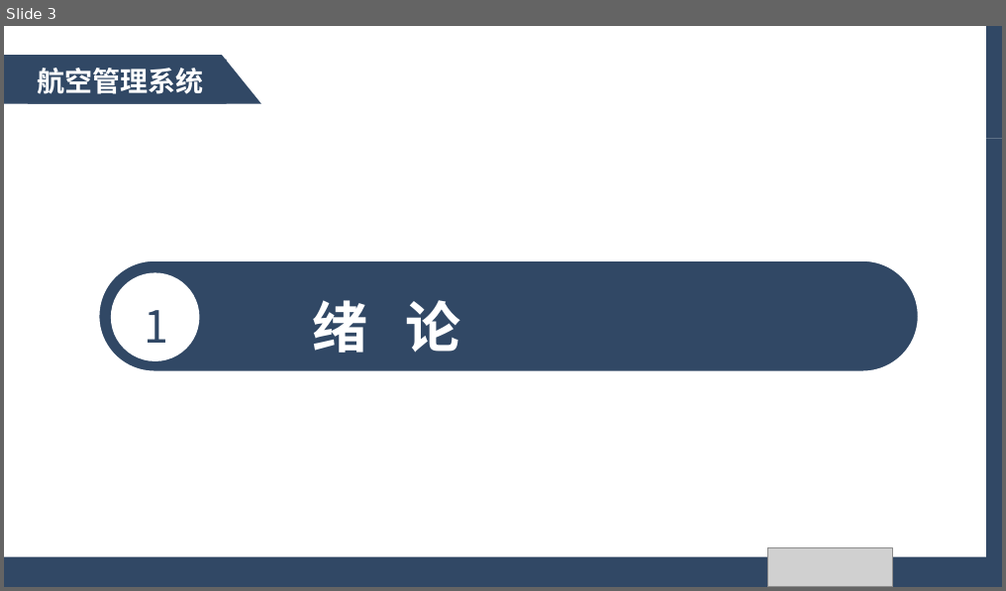
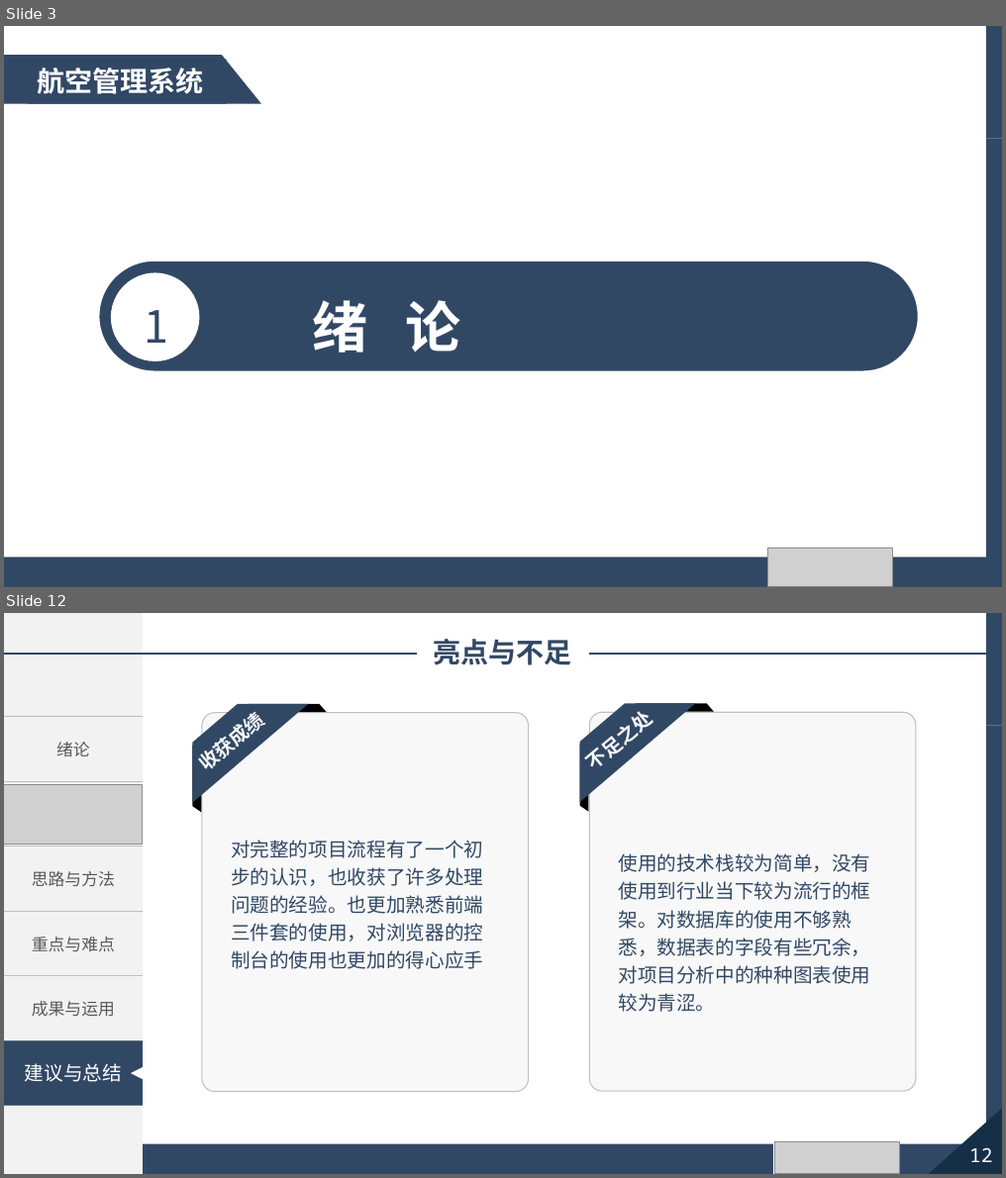
Before and after one commit to cx29/JavaWebSpace, a slide deck: demo/resources/报告/毕业论文答辩.pptx. Shown one above the other, each under a label of ours: slide 3 before the commit, slides 3 and 12 after it; the slides between them are not shown. The pictures are 1006x591 and 1006x1178 pixels, drawn with LibreOffice and Linux fonts; fonts in the diff are those of the drawing; grey boxes stand for pictures. Boxes give left, top, right and bottom in pixels: in the first picture for what was removed or moved away, otherwise in the second. Text is boxed around its words. In the diff, an @@ line names an element or a change of style, - is before the commit and + after.

```diff
--- a/demo/resources/报告/毕业论文答辩.pptx
+++ b/demo/resources/报告/毕业论文答辩.pptx
@@ slide 12 added at bbox=[4, 613, 1002, 1174], background #FFFFFF; not listed: 4 template elements that a slide beside it also shows @@
@@ rectangle added at bbox=[4, 613, 143, 1173], fill #F2F2F2 @@
@@ text added at bbox=[434, 639, 572, 665], 20 pt, text #314865, bold @@
+亮点与不足
@@ line added from (4, 654) to (416, 654), #314865 2 pt @@
@@ line added from (590, 654) to (1002, 654), #314865 2 pt @@
@@ table added at bbox=[4, 717, 143, 1106], 6 rows, 1 columns @@
+绪论
+意义与内容
+思路与方法
+重点与难点
+成果与运用
+论文总结
@@ freeform shape added at bbox=[193, 704, 308, 803], fill #314865 @@
@@ rounded rectangle added at bbox=[202, 713, 528, 1092], fill #F8F8F8, outline #BFBFBF 0.75 pt @@
@@ text added at bbox=[206, 714, 265, 769], 14 pt, text #F8F8F8, bold @@
+收获成绩
@@ freeform shape added at bbox=[248, 704, 327, 712], fill #000000 @@
@@ freeform shape added at bbox=[580, 704, 696, 803], fill #314865 @@
@@ rounded rectangle added at bbox=[590, 712, 916, 1091], fill #F8F8F8, outline #BFBFBF 0.75 pt @@
@@ text added at bbox=[594, 713, 653, 766], 14 pt, text #F8F8F8, bold @@
+不足之处
@@ freeform shape added at bbox=[635, 704, 714, 712], fill #000000 @@
@@ freeform shape added at bbox=[193, 745, 202, 812], fill #000000 @@
@@ freeform shape added at bbox=[580, 745, 589, 812], fill #000000 @@
@@ picture added at bbox=[4, 784, 142, 845] @@
@@ text added at bbox=[231, 840, 483, 969], 14 pt, text #314865 @@
+对完整的项目流程有了一个初步的认识，也收获了许多处理问题的经验。也更加熟悉前端三件套的使用，对浏览器的控制台的使用也更加的得心应手
@@ text added at bbox=[618, 854, 870, 1012], 14 pt, text #314865 @@
+使用的技术栈较为简单，没有使用到行业当下较为流行的框架。对数据库的使用不够熟悉，数据表的字段有些冗余，对项目分析中的种种图表使用较为青涩。
@@ rectangle added at bbox=[4, 1041, 143, 1106], fill #314865, 14 pt, text #FFFFFF @@
+建议与总结
@@ triangle added at bbox=[131, 1068, 143, 1080], fill #FFFFFF @@
@@ right triangle added at bbox=[927, 1106, 1002, 1174], fill #152F47 @@
@@ picture added at bbox=[774, 1143, 899, 1174] @@
@@ page number added at bbox=[936, 1134, 1002, 1174], 14 pt, text #FFFFFF @@
+12
```
Also in this commit, not shown: 8 slides changed, 3 other slides added, 29 slides removed.
